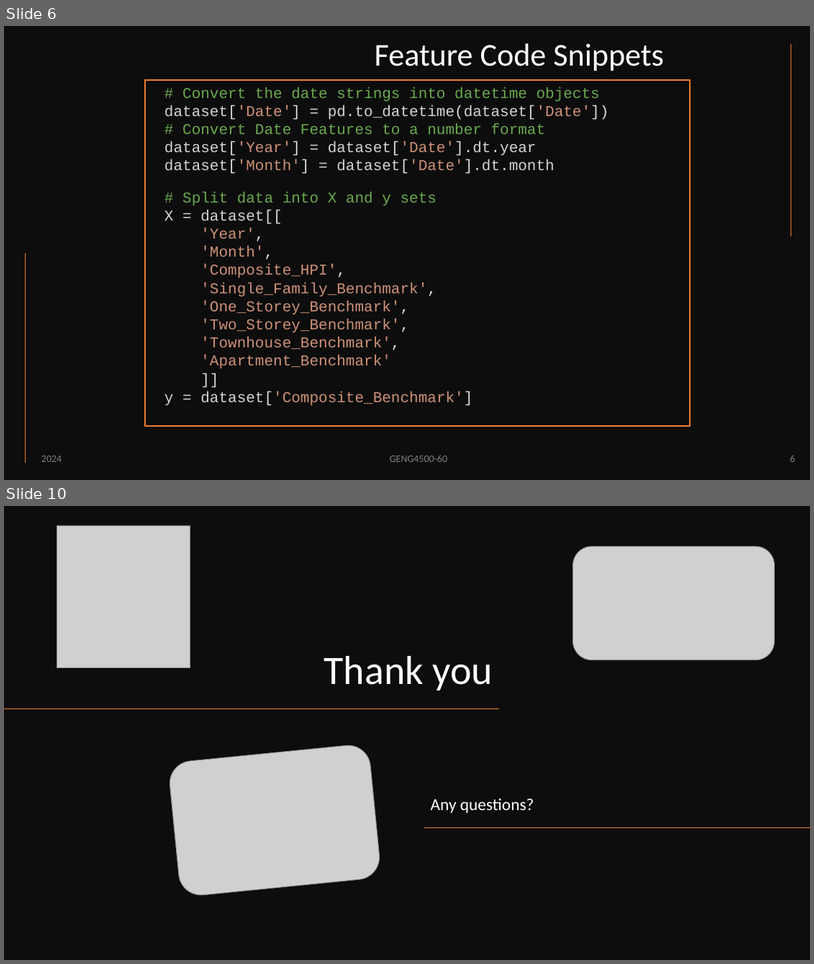
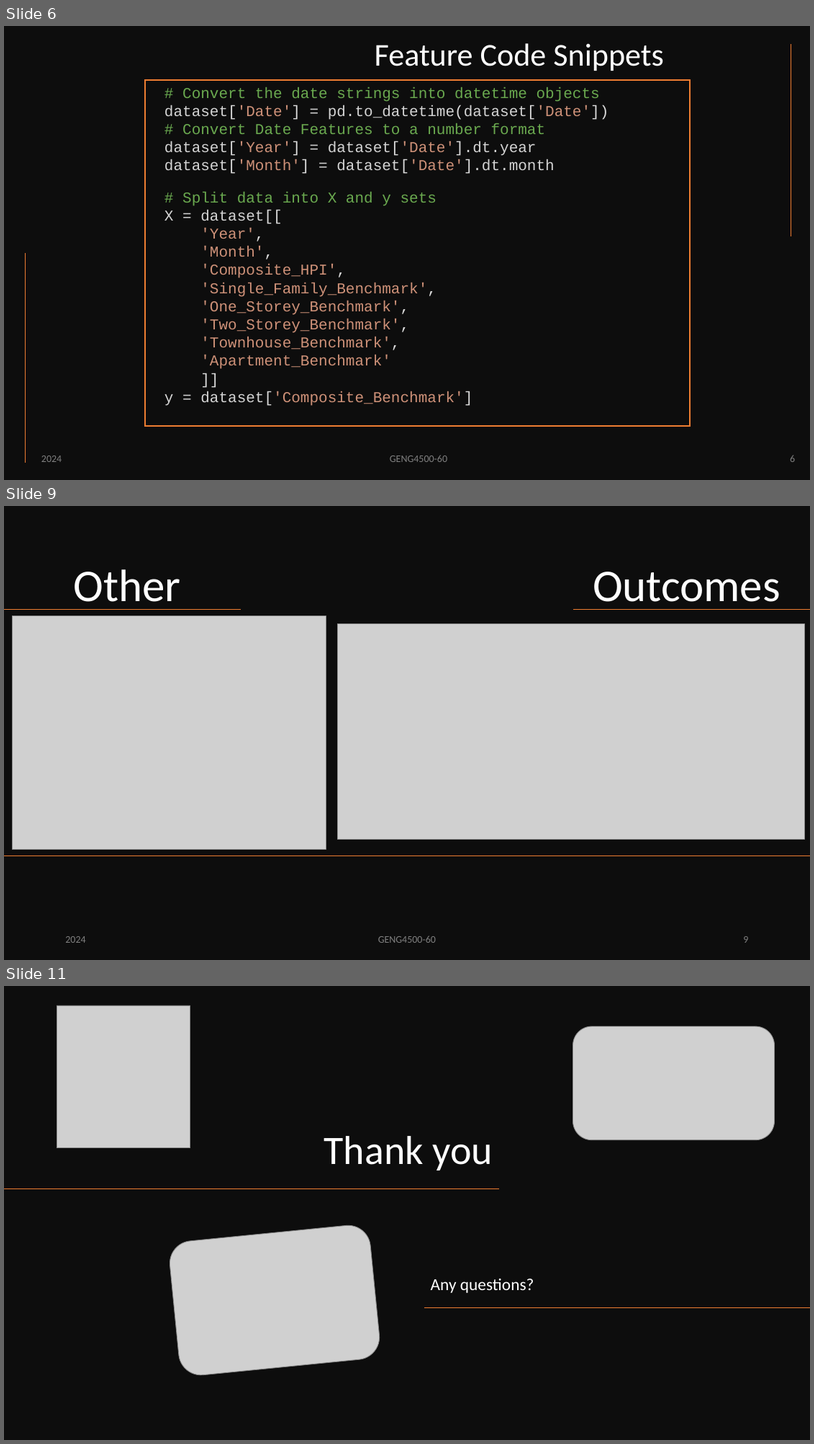
Before and after one commit to PMcTwist/Machine_Learn_Project, a slide deck: Presentation/ALI_Raymond_MAYNARD_Patrick_GENG4500_Final_presentation_2024.pptx. Shown one above the other, each under a label of ours: slides 6 and 10 before the commit, slides 6, 9 and 11 after it; the slides between them are not shown. The pictures are 814x964 and 814x1444 pixels, drawn with LibreOffice and Linux fonts; fonts in the diff are those of the drawing; grey boxes stand for pictures. Boxes give left, top, right and bottom in pixels: in the first picture for what was removed or moved away, otherwise in the second. Text is boxed around its words. In the diff, an @@ line names an element or a change of style, - is before the commit and + after.

```diff
--- a/Presentation/ALI_Raymond_MAYNARD_Patrick_GENG4500_Final_presentation_2024.pptx
+++ b/Presentation/ALI_Raymond_MAYNARD_Patrick_GENG4500_Final_presentation_2024.pptx
@@ slide 9 added at box(4, 506, 810, 960), background #FFFFFF @@
@@ rectangle added at box(4, 506, 810, 960), fill #0D0D0D @@
@@ text added at box(74, 569, 181, 610), 54 pt, text #FFFFFF @@
+Other
@@ title added at box(593, 572, 781, 610), 54 pt, text #FFFFFF @@
+Outcomes
@@ line added from (241, 610) to (4, 610), #ED7D31 1 pt @@
@@ line added from (810, 610) to (574, 610), #ED7D31 1 pt @@
@@ picture added at box(13, 616, 327, 849) @@
@@ picture added at box(338, 623, 805, 839) @@
@@ line added from (810, 856) to (4, 856), #ED7D31 1 pt @@
@@ text added at box(65, 936, 85, 942), 12 pt, text #808080 @@
+2024
@@ text added at box(378, 935, 436, 942), 12 pt, text #808080 @@
+GENG4500-60
@@ page number added at box(743, 936, 748, 942), 12 pt, text #808080 @@
+9
@@ what was slide 10 is now slide 11 @@
```
Also in this commit, not shown: 2 slides changed.
